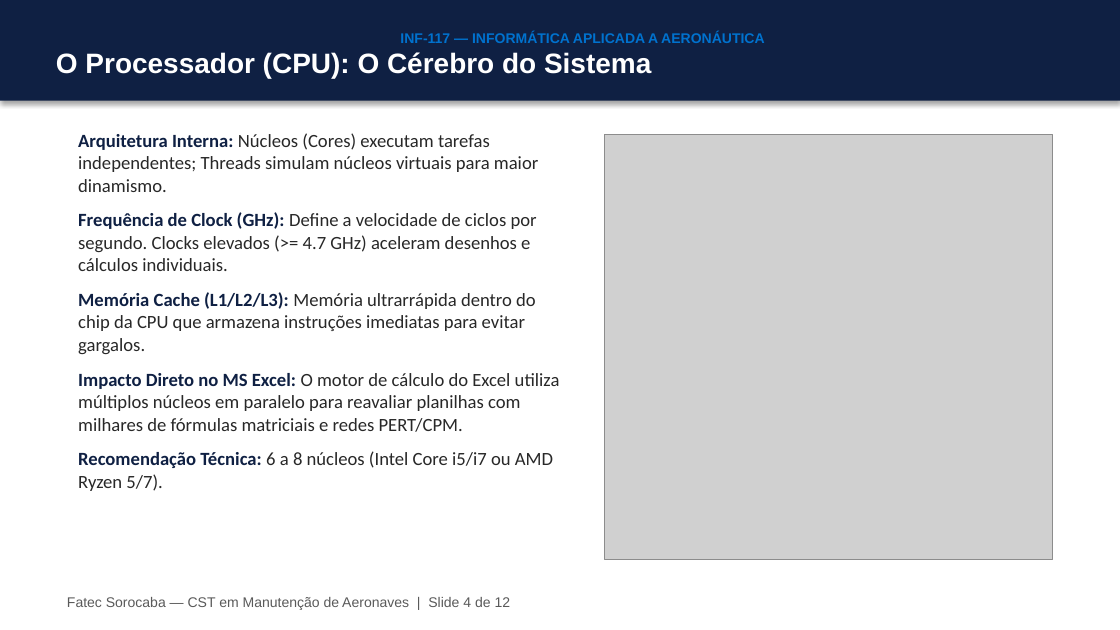
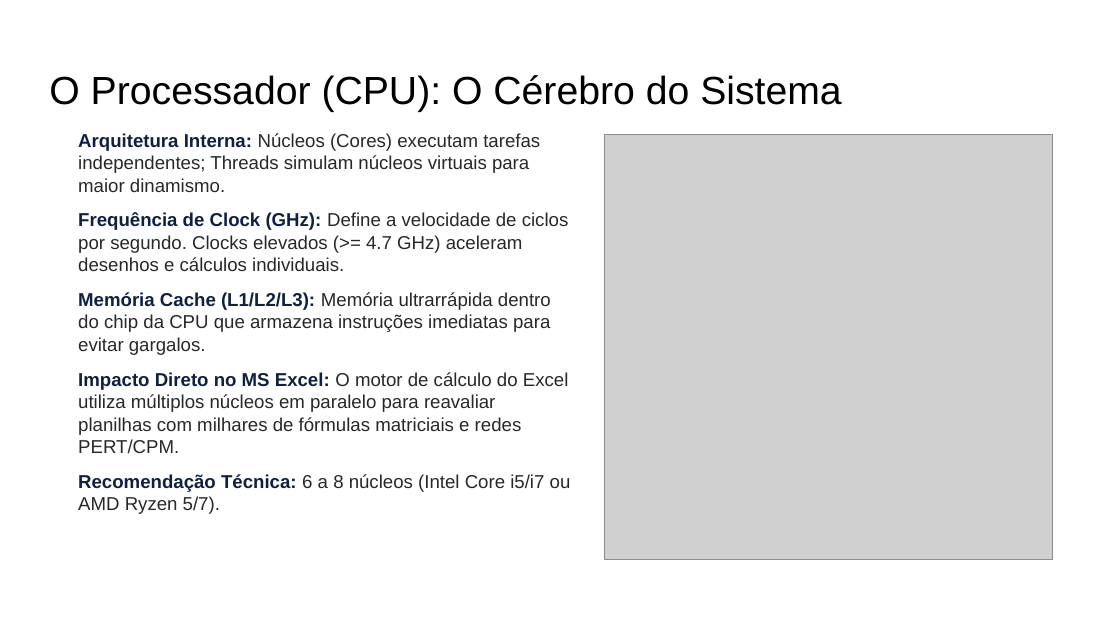
Before and after one commit to profAndreSouza/Material, a slide deck: slide 4 of Informática Aplicada a Aeronáutica/Slides/Slides_Aula_01_Hardware_e_Estacoes_de_Trabalho.pptx. Drawn at 1120x630 pixels with LibreOffice and Linux fonts; fonts in the diff are those of the drawing; grey boxes stand for pictures; background and template pictures are left out. Boxes give left, top, right and bottom in pixels: in the first picture for what was removed or moved away, otherwise in the second. Text is boxed around its words. In the diff, an @@ line names an element or a change of style, - is before the commit and + after.

```diff
--- a/Informática Aplicada a Aeronáutica/Slides/Slides_Aula_01_Hardware_e_Estacoes_de_Trabalho.pptx
+++ b/Informática Aplicada a Aeronáutica/Slides/Slides_Aula_01_Hardware_e_Estacoes_de_Trabalho.pptx
@@ title "O Processador (CPU): O Cérebro ...": place and size @@
-title "O Processador (CPU): O Cérebro ..." at (0,0,1120,101)
+title "O Processador (CPU): O Cérebro ..." at (49,75,842,112)
@@ title "O Processador (CPU): O Cérebro ..." at (49,75,842,112): size 18 to 25.2 pt, text colour #FFFFFF to #000000, bold off; vertical alignment middle to top; fill #0F2043 to none; shadow off @@
@@ title at (400,31,764,43): paragraph removed @@
-INF-117 — INFORMÁTICA APLICADA A AERONÁUTICA
@@ text "Arquitetura Interna: Núcleos (Cores) executam ..." at (78,133,571,514): font Calibri to Arial @@
@@ text removed at (67,597,511,610) @@
-Fatec Sorocaba — CST em Manutenção de Aeronaves | Slide 4 de 12
```
Also in this commit, not shown: 10 other slides changed, 1 slide removed, 4 other files.
